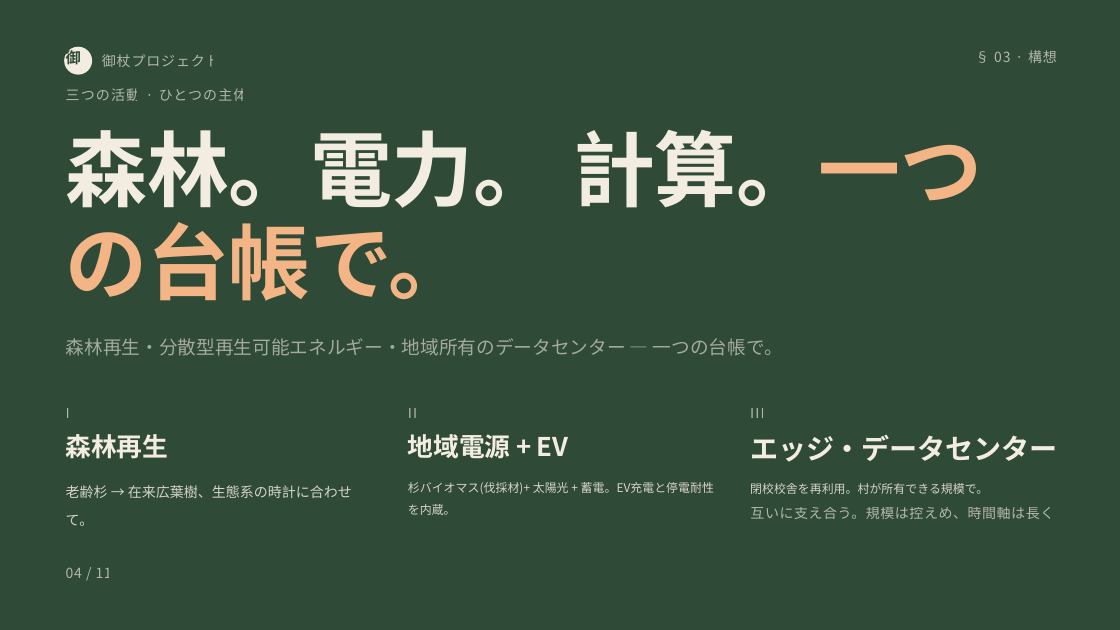
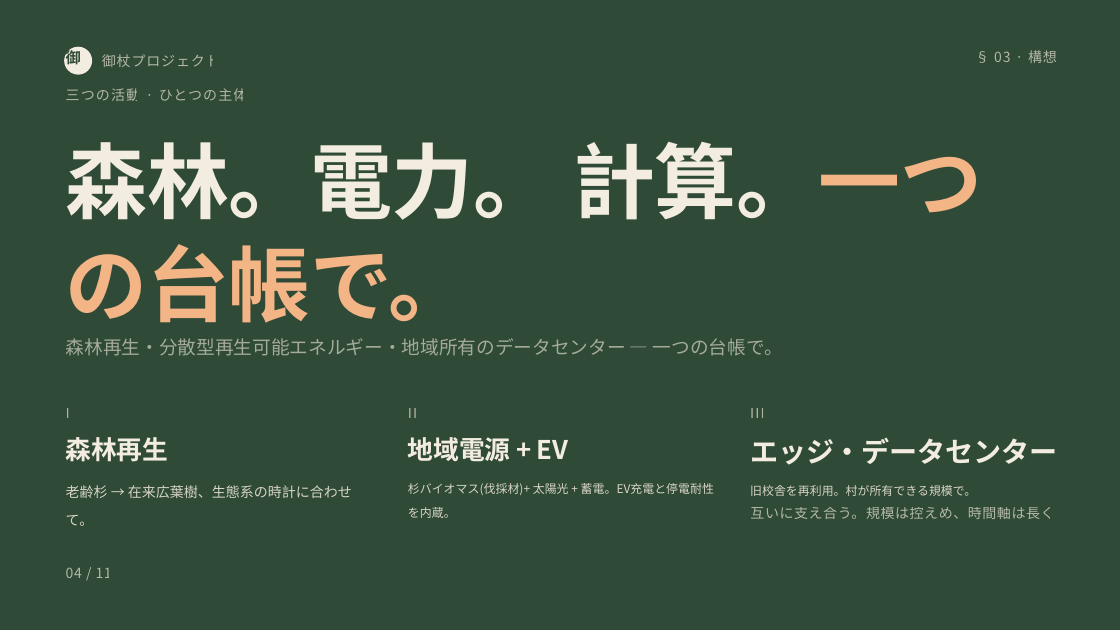
Before and after one commit to robouden/mitsue-ai-data-center, a slide deck: slide 4 of Mitsue Project Presentation - 日本語.pptx. Drawn at 1120x630 pixels with LibreOffice and Linux fonts; fonts in the diff are those of the drawing. Boxes give left, top, right and bottom in pixels: in the first picture for what was removed or moved away, otherwise in the second. Text is boxed around its words. In the diff, an @@ line names an element or a change of style, - is before the commit and + after.

```diff
--- a/Mitsue Project Presentation - 日本語.pptx
+++ b/Mitsue Project Presentation - 日本語.pptx
@@ text "森林。電力。 計算。一つの台帳で。" at [66, 142, 982, 323]: line spacing 0.95 to 1.05 @@
@@ line spacing 1.05 to 1.15 in 3 elements at [66, 437, 169, 462], [408, 437, 569, 462], [750, 438, 1058, 465] @@
@@ text "杉バイオマス(伐採材)+ 太陽光 + 蓄電。EV充電と停電耐性を内蔵。" at [408, 483, 714, 518]: line spacing 1.55 to 1.65 @@
@@ text at [750, 485, 976, 496]: text changed @@
-閉校校舎を再利用。村が所有できる規模で。
+旧校舎を再利用。村が所有できる規模で。
```
Also in this commit, not shown: 10 other slides changed, 26 other files.
